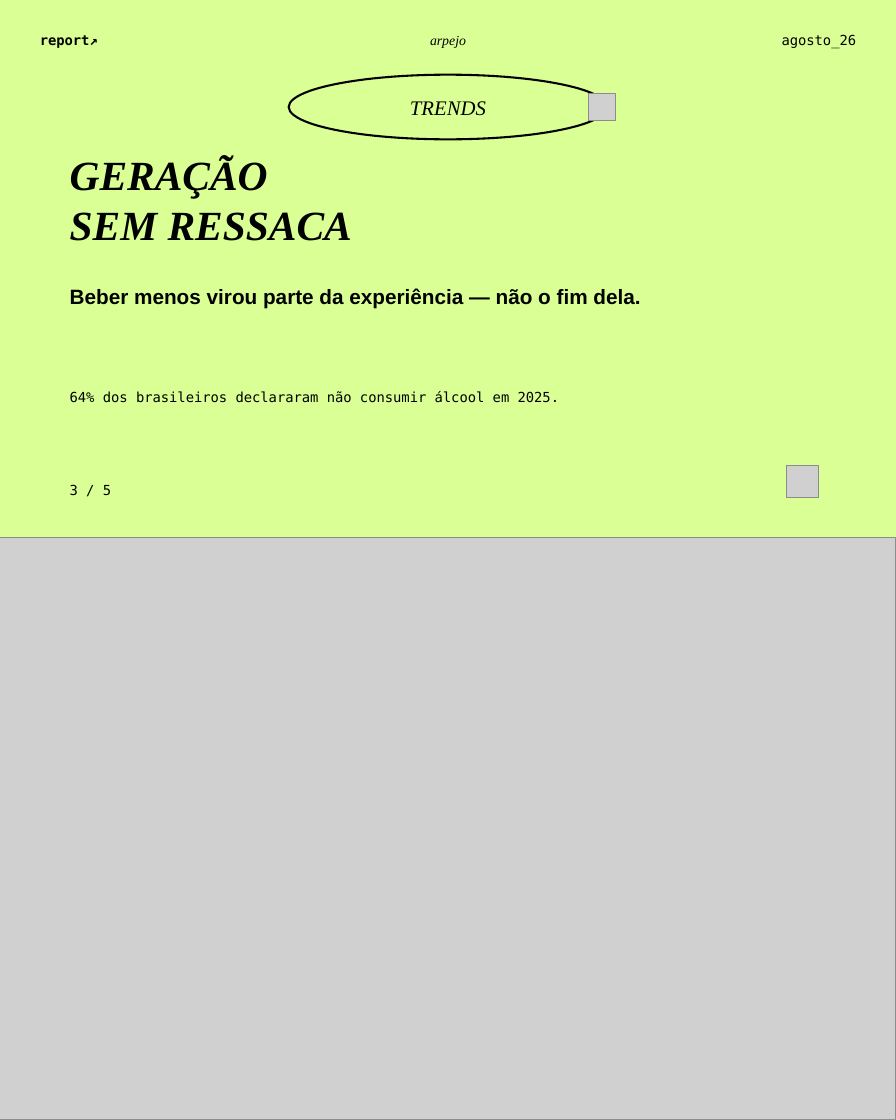
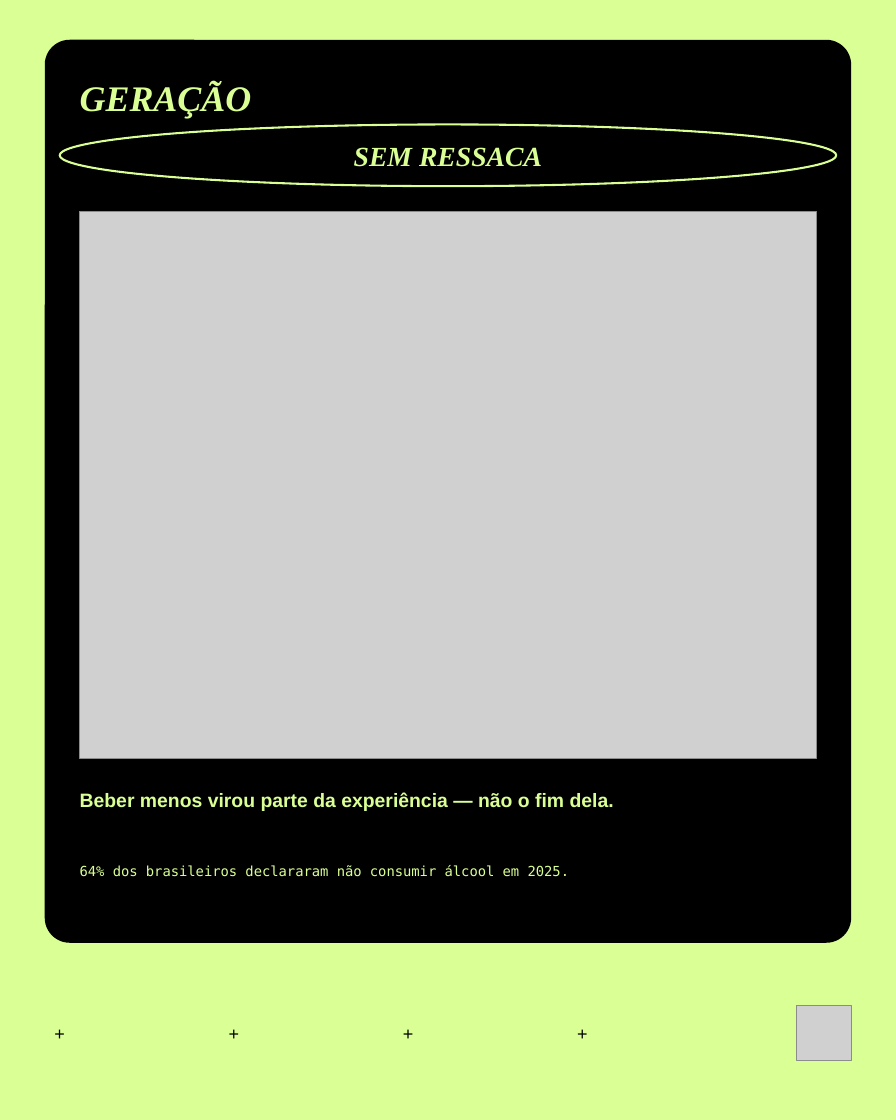
Before and after one commit to BiancaSchwanke/data-manipulation-exercises, a slide deck: slide 4 of entregas-agosto26/carrossel-instagram-agosto26.pptx. Drawn at 896x1120 pixels with LibreOffice and Linux fonts; fonts in the diff are those of the drawing; grey boxes stand for pictures. Boxes give left, top, right and bottom in pixels: in the first picture for what was removed or moved away, otherwise in the second. Text is boxed around its words. In the diff, an @@ line names an element or a change of style, - is before the commit and + after.

```diff
--- a/entregas-agosto26/carrossel-instagram-agosto26.pptx
+++ b/entregas-agosto26/carrossel-instagram-agosto26.pptx
@@ text removed at (40,35,98,48) @@
-report↗
@@ rounded rectangle added at (45,40,851,943), fill #000000 @@
@@ text removed at (430,36,466,48) @@
-arpejo
@@ text removed at (782,34,857,48) @@
-agosto_26
@@ text added at (80,83,252,118), 26 pt, text #DAFF94, bold, italic @@
+GERAÇÃO
@@ text removed at (410,101,486,116) @@
-TRENDS
@@ picture removed at (588,94,615,120) @@
@@ text "SEM RESSACA": place and size @@
-text "SEM RESSACA" at (70,158,352,241)
+text "SEM RESSACA" at (354,147,542,167)
@@ text "SEM RESSACA" at (354,147,542,167): size 30 to 20 pt, text colour #000000 to #DAFF94; alignment left to centre; vertical alignment top to middle @@
@@ ellipse: place and size @@
-ellipse at (289,75,607,139)
+ellipse at (60,124,836,186)
@@ ellipse at (60,124,836,186): outline #000000 1.5 pt to #DAFF94 1.5 pt @@
@@ text at (70,158,268,199): paragraph removed @@
-GERAÇÃO
@@ picture: place and size @@
-picture at (0,538,896,1120)
+picture at (80,211,816,759)
@@ picture removed at (786,466,818,498) @@
@@ text removed at (70,484,111,496) @@
-3 / 5
@@ text "Beber menos virou parte da ...": place and size @@
-text "Beber menos virou parte da ..." at (70,288,640,309)
+text "Beber menos virou parte da ..." at (80,792,614,811)
@@ text "Beber menos virou parte da ..." at (80,792,614,811): size 15 to 14 pt, text colour #000000 to #DAFF94 @@
@@ text "64% dos brasileiros declararam não ...": place and size @@
-text "64% dos brasileiros declararam não ..." at (70,391,560,403)
+text "64% dos brasileiros declararam não ..." at (80,865,570,877)
@@ text "64% dos brasileiros declararam não ..." at (80,865,570,877): text colour #000000 to #DAFF94 @@
@@ text added at (45,1017,75,1047), 13 pt, text #000000 @@
++
@@ text added at (219,1017,249,1047), 13 pt, text #000000 @@
++
@@ text added at (393,1017,423,1047), 13 pt, text #000000 @@
++
@@ text added at (567,1017,597,1047), 13 pt, text #000000 @@
++
@@ picture added at (796,1006,851,1060) @@
```
Also in this commit, not shown: 4 other slides changed, 1 slide added, 1 slide removed, 1 other file.
